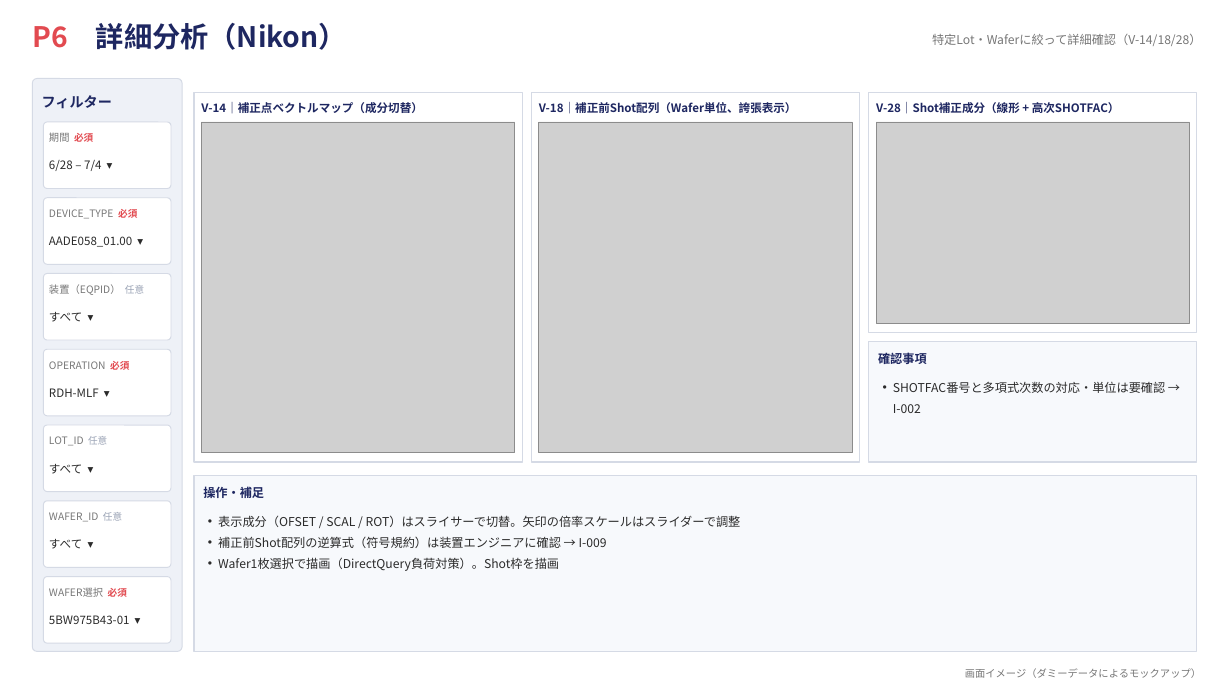
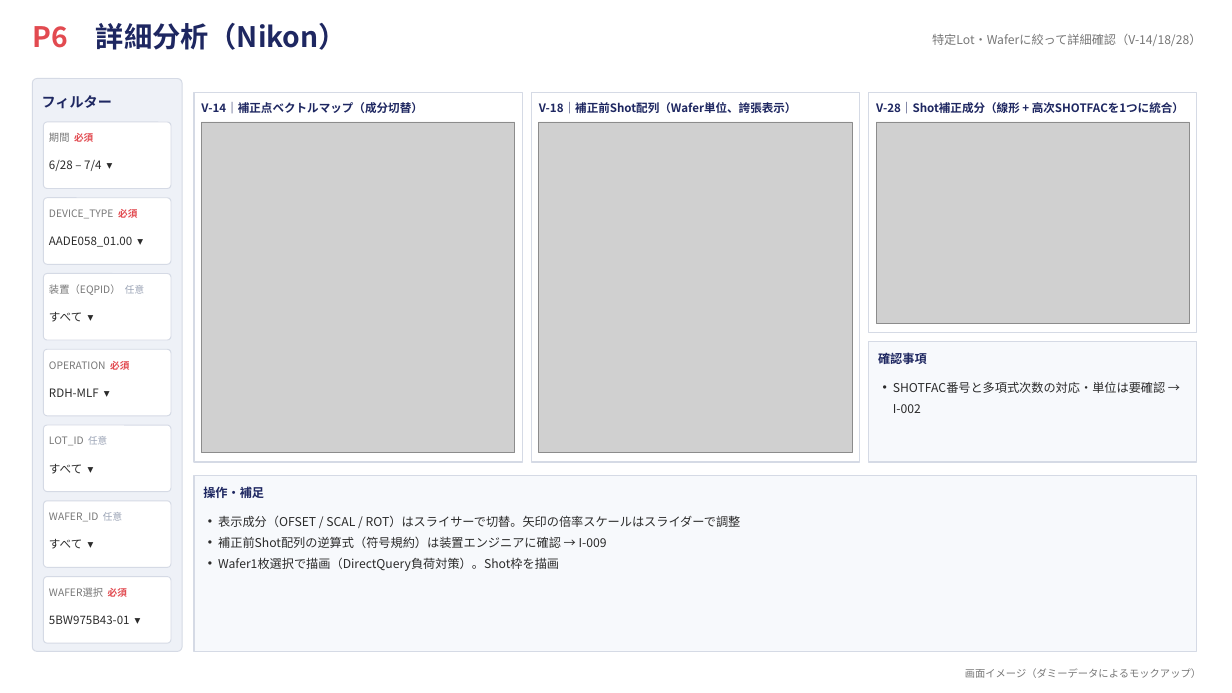
Before and after one commit to rsakamoto-0824/PowerBI_LithoBooster_DashBoard, a slide deck: slide 7 of dashboard_mockup.pptx. Drawn at 1232x693 pixels with LibreOffice and Linux fonts; fonts in the diff are those of the drawing; grey boxes stand for pictures. Boxes give left, top, right and bottom in pixels: in the first picture for what was removed or moved away, otherwise in the second. Text is boxed around its words. In the diff, an @@ line names an element or a change of style, - is before the commit and + after.

```diff
--- a/dashboard_mockup.pptx
+++ b/dashboard_mockup.pptx
@@ text at bbox=[876, 102, 1184, 114]: text changed @@
-V-28｜Shot補正成分（線形 + 高次SHOTFAC）
+V-28｜Shot補正成分（線形 + 高次SHOTFACを1つに統合）
```
Also in this commit, not shown: 4 other slides changed, 1 other file.
